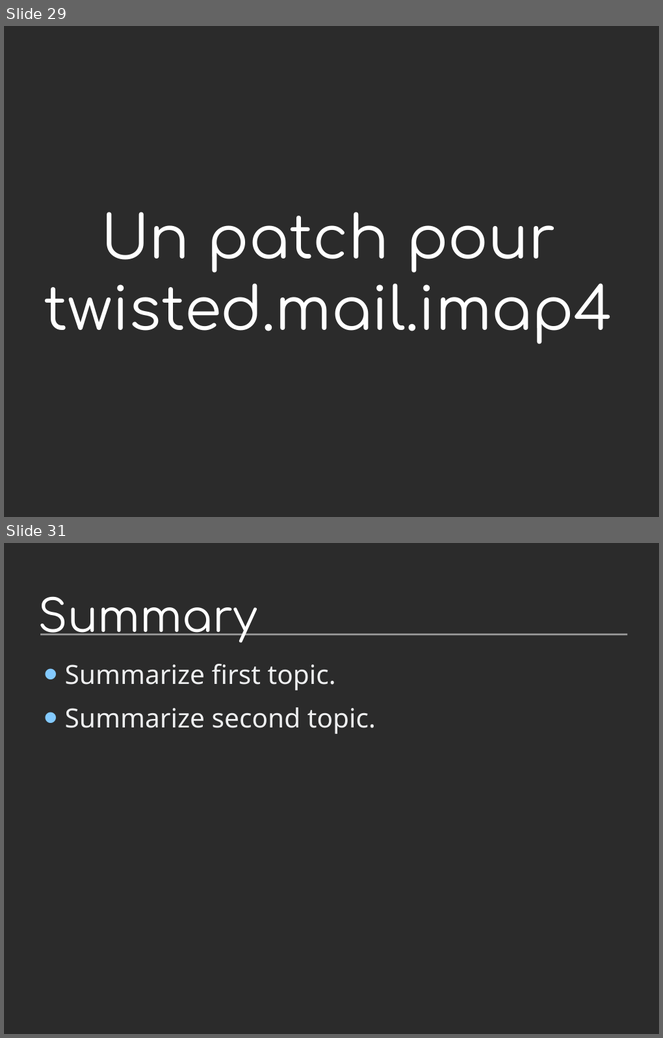
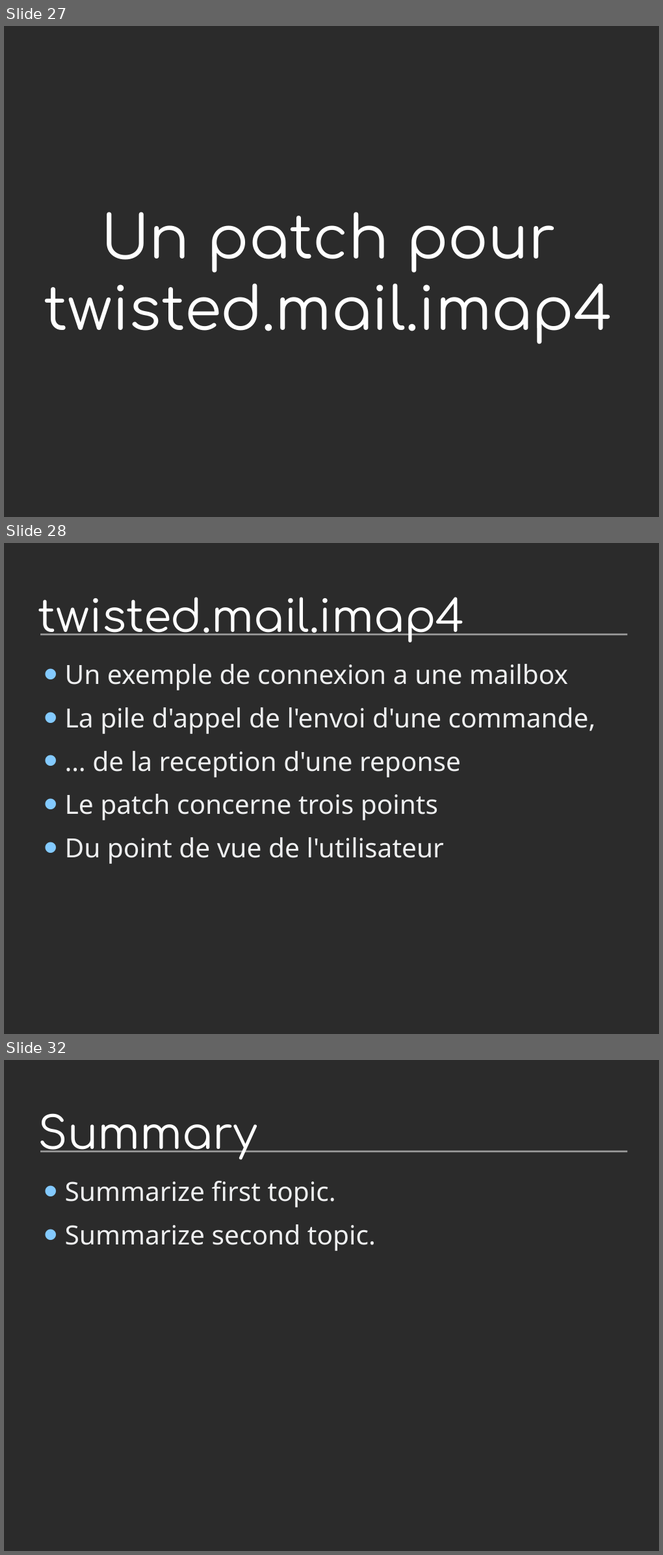
Before and after one commit to jdb/jdb.github.com, a slide deck: imap_idle/pycon-presentation/imap-idle-makingoff.odp. Shown one above the other, each under a label of ours: slides 29 and 31 before the commit, slides 27, 28 and 32 after it; the slides between them are not shown. The pictures are 663x1038 and 663x1555 pixels, drawn with LibreOffice and Linux fonts; fonts in the diff are those of the drawing; background and template pictures are left out; a plain dark background stands for a picture behind light text. Boxes give left, top, right and bottom in pixels: in the first picture for what was removed or moved away, otherwise in the second. Text is boxed around its words. In the diff, an @@ line names an element or a change of style, - is before the commit and + after.

```diff
--- a/imap_idle/pycon-presentation/imap-idle-makingoff.odp
+++ b/imap_idle/pycon-presentation/imap-idle-makingoff.odp
@@ slide 28 added at (4, 543, 659, 1034), background picture (left out); not listed: 1 template element that a slide beside it also shows @@
@@ title added at (38, 597, 465, 642), 54 pt, text #FFFFFF @@
+twisted.mail.imap4
@@ text added at (65, 664, 596, 864), 32 pt, text #EEEFF0 @@
+• Un exemple de connexion a une mailbox
+• La pile d'appel de l'envoi d'une commande,
+• … de la reception d'une reponse
+• Le patch concerne trois points
+• Du point de vue de l'utilisateur
@@ what was slide 29 is now slide 27 @@
@@ what was slide 31 is now slide 32 @@
```
Also in this commit, not shown: 10 slides changed, 12 other slides added, 12 slides removed, 4 other files.
